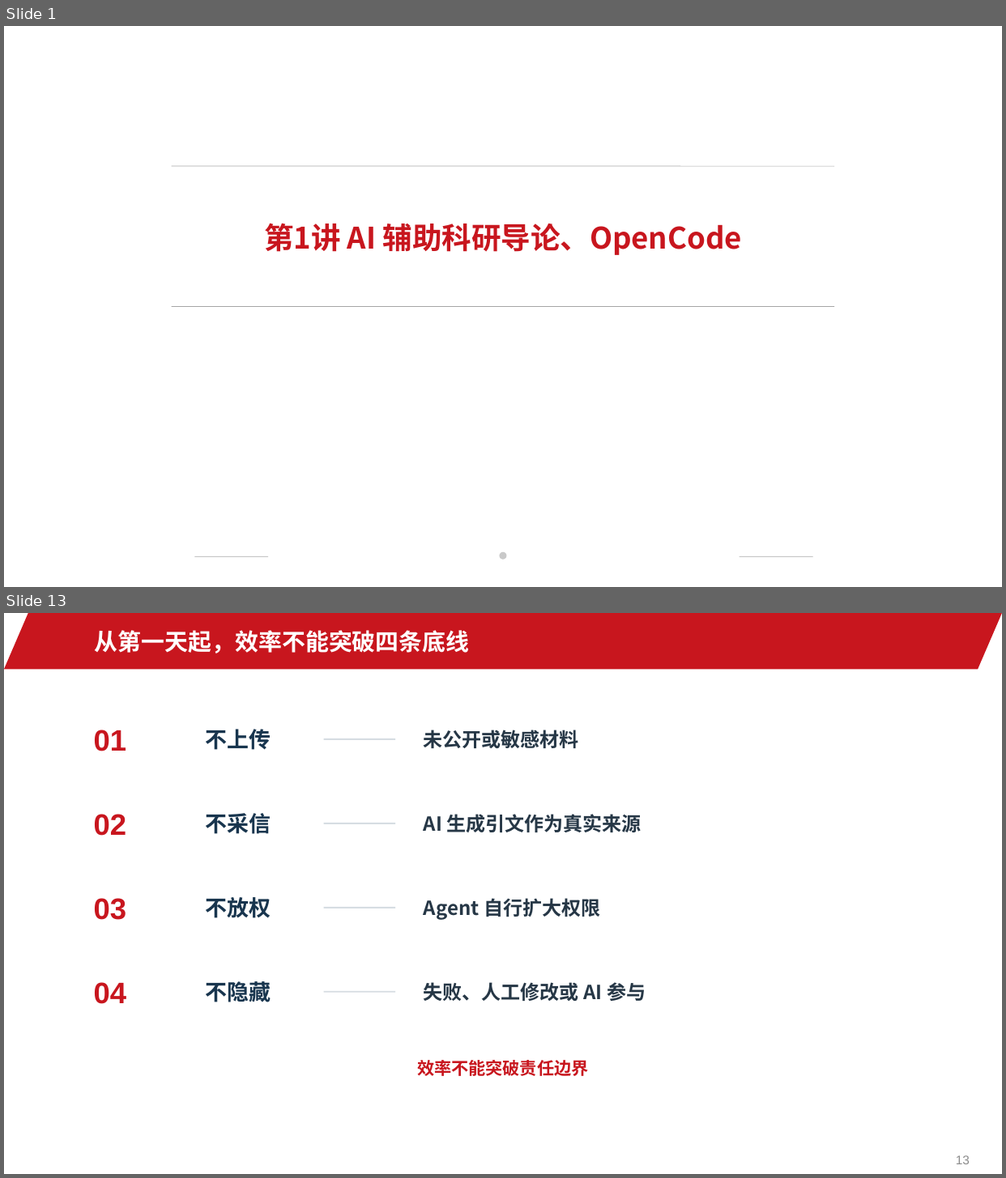
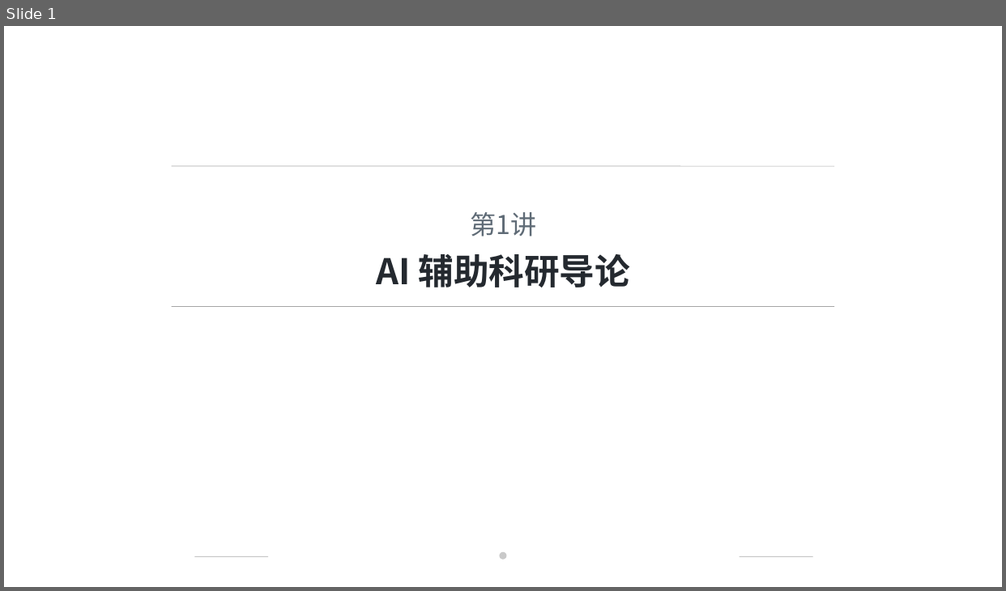
Before and after one commit to jinyh/ai4research, a slide deck: lessons/lesson-01/slides.pptx. Shown one above the other, each under a label of ours: slides 1 and 13 before the commit, slide 1 after it; the slides between them are not shown. The pictures are 1006x1178 and 1006x591 pixels, drawn with LibreOffice and Linux fonts; fonts in the diff are those of the drawing; background and template pictures are left out. Boxes give left, top, right and bottom in pixels: in the first picture for what was removed or moved away, otherwise in the second. Text is boxed around its words. In the diff, an @@ line names an element or a change of style, - is before the commit and + after.

```diff
--- a/lessons/lesson-01/slides.pptx
+++ b/lessons/lesson-01/slides.pptx
@@ slide 13 removed at [4, 613, 1002, 1174], background #FFFFFF @@
@@ parallelogram removed at [4, 613, 1002, 669] @@
@@ text removed at [95, 630, 470, 653] @@
-从第一天起，效率不能突破四条底线
@@ text removed at [94, 730, 127, 752] @@
-01
@@ text removed at [205, 729, 270, 750] @@
-不上传
@@ text removed at [424, 730, 579, 748] @@
-未公开或敏感材料
@@ rectangle removed at [324, 739, 395, 740] @@
@@ text removed at [94, 814, 127, 836] @@
-02
@@ text removed at [205, 813, 270, 834] @@
-不采信
@@ rectangle removed at [324, 823, 395, 824] @@
@@ text removed at [424, 814, 641, 833] @@
-AI 生成引文作为真实来源
@@ text removed at [94, 898, 127, 920] @@
-03
@@ text removed at [205, 897, 270, 918] @@
-不放权
@@ text removed at [424, 898, 600, 920] @@
-Agent 自行扩大权限
@@ rectangle removed at [324, 907, 395, 909] @@
@@ text removed at [94, 982, 127, 1004] @@
-04
@@ text removed at [205, 982, 270, 1003] @@
-不隐藏
@@ rectangle removed at [324, 991, 395, 993] @@
@@ text removed at [424, 982, 646, 1001] @@
-失败、人工修改或 AI 参与
@@ text removed at [417, 1060, 588, 1076] @@
-效率不能突破责任边界
@@ page number removed at [956, 1156, 970, 1165] @@
-13
@@ slide 1 changed as well @@
@@ text at [470, 212, 536, 237]: text changed; size 28.5 to 25 pt; text colour #C8161E to #5F6B76; bold off @@
-第1讲 AI 辅助科研导论、OpenCode
+第1讲
@@ text added at [376, 254, 630, 288], 34 pt, text #24292F, bold @@
+AI 辅助科研导论
```
Also in this commit, not shown: 6 other slides changed, 24 slides added, 22 other slides removed, 37 other files.
